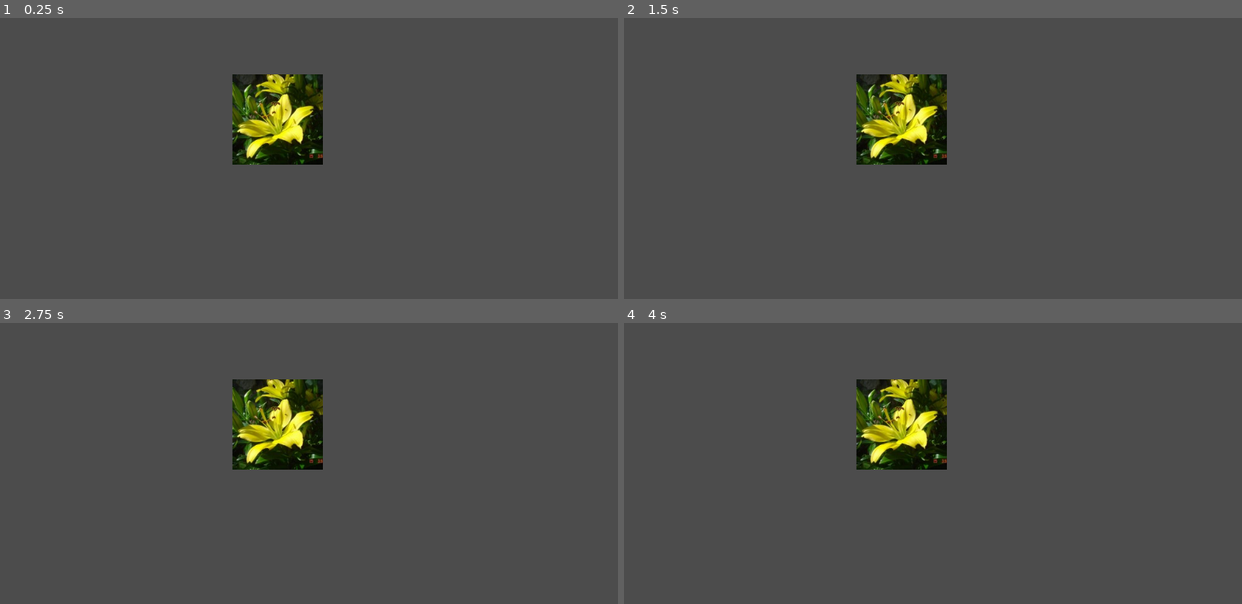
Above: before the commit, frames 1-4 (two rows, left to right).
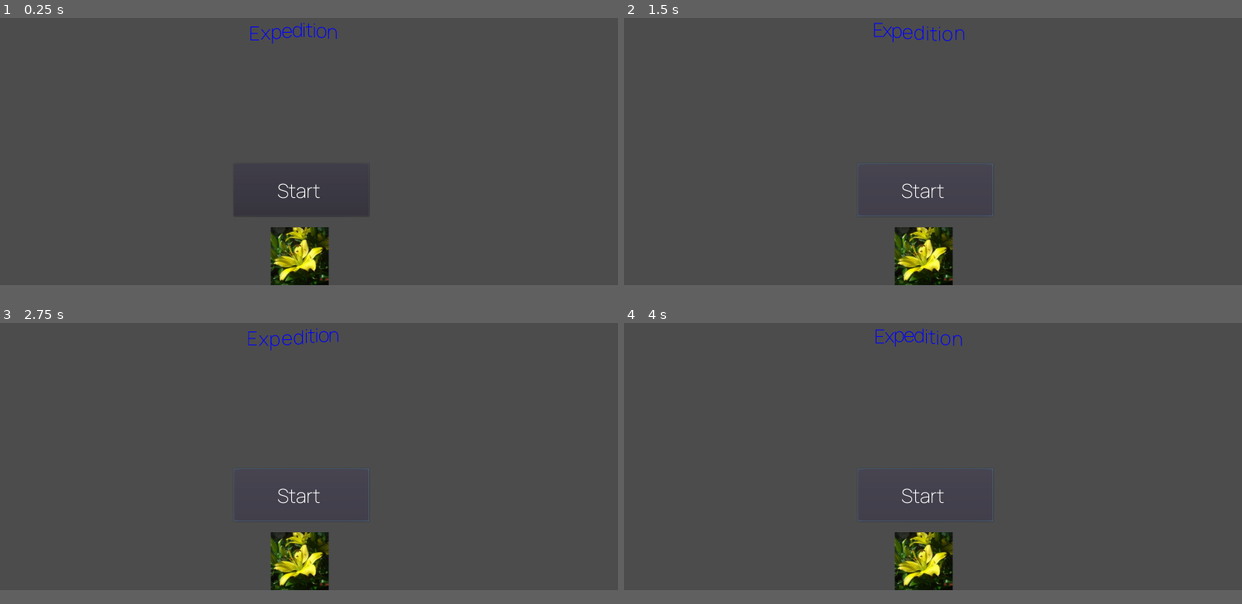
Above: after the commit, the same moments.

Repository: Mehified/Expedition
Game: Godot game, scene res://Node2D.tscn
Two runs of this game, one before a commit and one after it. Both use one fixed random seed, a clock stepped at 60 frames per second and the inputs below. Before the commit the project has no main scene; this scene is started directly in both runs.
Inputs (mouse positions are in pixels of both pictures, inside the frame that each line leads up to):
- Up to frame 1 (0.25 s): no input
- Up to frame 2 (1.5 s): click (926, 200) at 0.5 s, where only the run after the commit has a clickable "Start"; click (926, 200) at 1.25 s, where only the run after the commit has a clickable "Start"
- Up to frame 3 (2.75 s): click (302, 505) at 2 s, where only the run after the commit has a clickable "Start"
- Up to frame 4 (4 s): no input
In our replay, the window is 800x468 before the commit and 800x450 after it. These sizes can differ from the game's own. Grey fills any space a smaller window leaves; there, only what the larger window draws over its background counts as a difference.

The runs differ from the first frame. In frame 1, 6.9% of the frame differs, in the area x 37-55%, y 1-96%; in frame 2, 7.0%, in the area x 37-60%, y 1-96%; in frame 3, 7.0%; in frame 4, 7.0%.

Commit message:
titlescene formatting

Diff:
--- a/Node2D.tscn
+++ b/Node2D.tscn
@@ -1,11 +1,47 @@
-[gd_scene load_steps=2 format=2]
+[gd_scene load_steps=3 format=2]
 
 [ext_resource path="res://avatar.jpg" type="Texture" id=1]
+[ext_resource path="res://fonts/text1.tres" type="DynamicFont" id=2]
 
 [node name="Node2D" type="Node2D"]
 
 [node name="CanvasLayer" type="CanvasLayer" parent="."]
 
 [node name="avatar" type="Sprite" parent="."]
-position = Vector2( 460, 302 )
+position = Vector2( 775.725, 824.529 )
 texture = ExtResource( 1 )
+
+[node name="RichTextLabel" type="RichTextLabel" parent="."]
+margin_left = 643.402
+margin_top = 207.851
+margin_right = 901.402
+margin_bottom = 316.851
+hint_tooltip = "Title!"
+custom_fonts/normal_font = ExtResource( 2 )
+bbcode_enabled = true
+bbcode_text = "[tornado radius=5 freq=2][color=blue]Expedition[/color][/tornado]"
+tab_size = 10
+text = "Expedition"
+__meta__ = {
+"_edit_use_anchors_": false
+}
+
+[node name="Button" type="Button" parent="."]
+margin_left = 605.436
+margin_top = 584.634
+margin_right = 956.436
+margin_bottom = 721.634
+__meta__ = {
+"_edit_use_anchors_": false
+}
+
+[node name="Label" type="Label" parent="Button"]
+margin_left = 113.0
+margin_top = 35.0
+margin_right = 224.0
+margin_bottom = 123.0
+custom_fonts/font = ExtResource( 2 )
+text = "Start"
+__meta__ = {
+"_edit_use_anchors_": false
+}
--- /dev/null
+++ b/fonts/text1.tres
@@ -0,0 +1,7 @@
+[gd_resource type="DynamicFont" load_steps=2 format=2]
+
+[ext_resource path="res://fonts/Manrope-VariableFont_wght.ttf" type="DynamicFontData" id=1]
+
+[resource]
+size = 50
+font_data = ExtResource( 1 )
--- a/project.godot
+++ b/project.godot
@@ -16,7 +16,13 @@
 [application]
 
 config/name="Expedition"
+run/main_scene="res://Node2D.tscn"
 config/icon="res://icon.png"
+
+[display]
+
+window/size/width=1600
+window/size/height=900
 
 [rendering]
 
Binary file added: fonts/Manrope-VariableFont_wght.ttf
